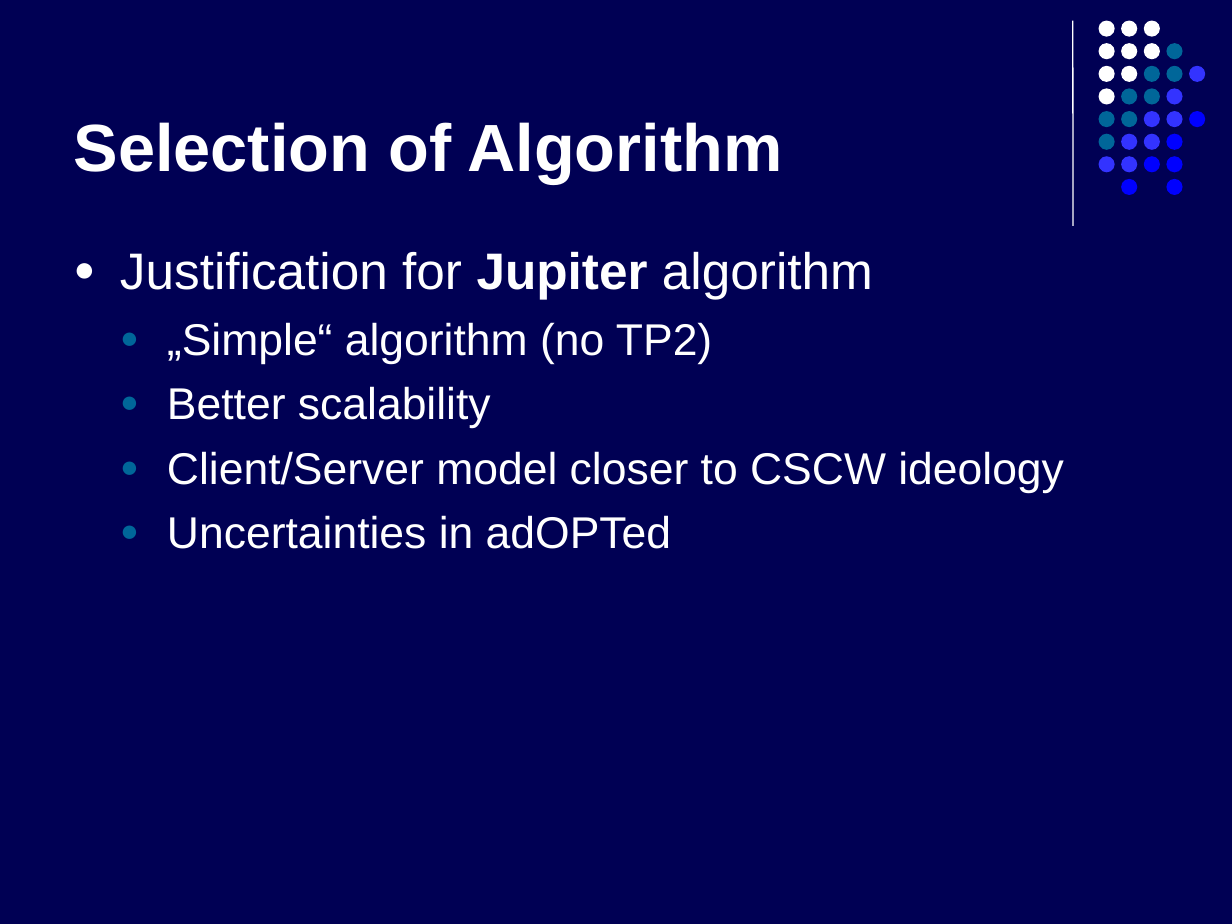
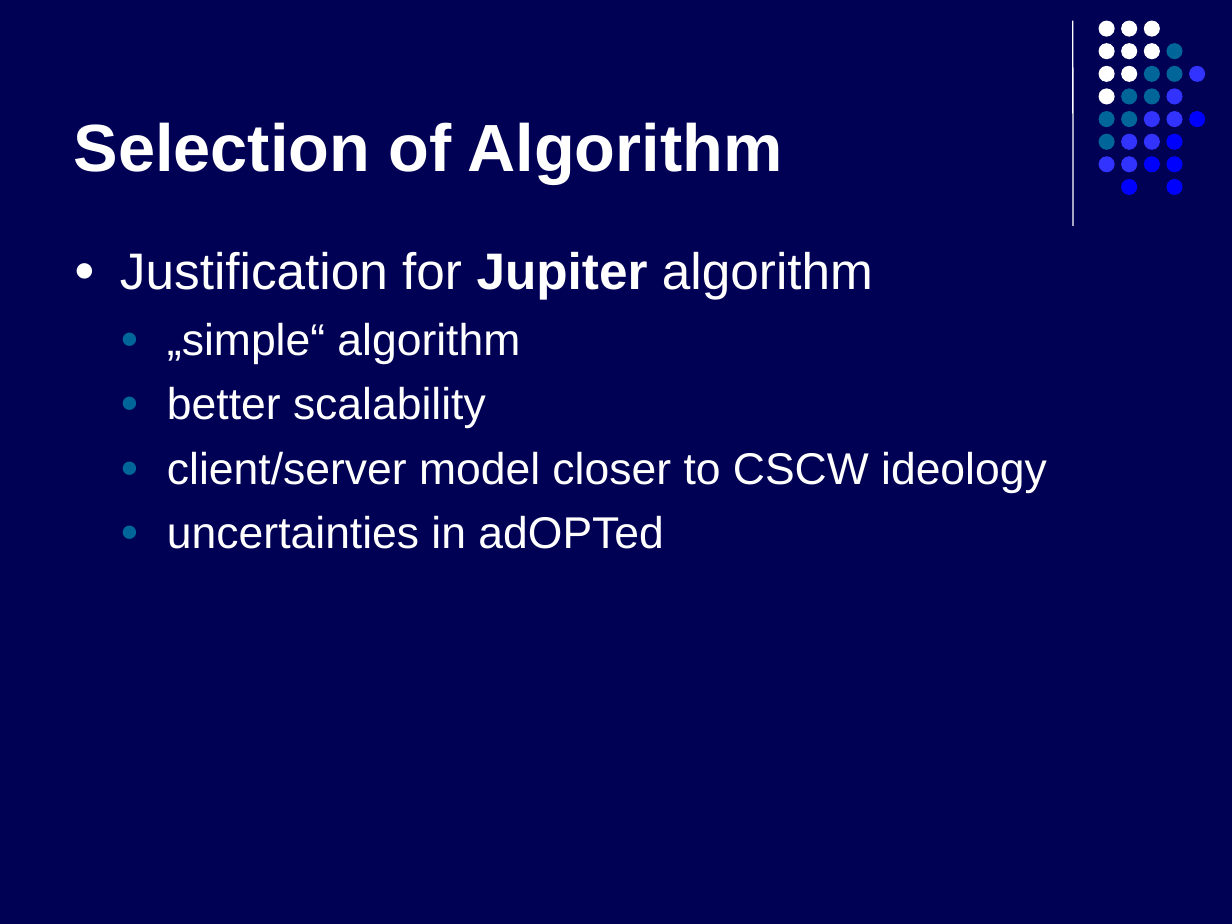
Before and after one commit to kyanha/ace, a slide deck: slide 13 of ace/trunk/doc/presentation/presentation.ppt. Drawn at 1232x924 pixels with LibreOffice and Linux fonts; fonts in the diff are those of the drawing. Boxes give left, top, right and bottom in pixels: in the first picture for what was removed or moved away, otherwise in the second. Text is boxed around its words. In the diff, an @@ line names an element or a change of style, - is before the commit and + after.

Commit message:
update.

```diff
--- a/ace/trunk/doc/presentation/presentation.ppt
+++ b/ace/trunk/doc/presentation/presentation.ppt
@@ text at (167, 322, 1047, 549): text changed @@
-  ● „Simple“ algorithm (no TP2)
-  ● Better scalability
-  ● Client/Server model closer to CSCW ideology
-  ● Uncertainties in adOPTed
+  ● „simple“ algorithm
+  ● better scalability
+  ● client/server model closer to CSCW ideology
+  ● uncertainties in adOPTed
```
Also in this commit, not shown: 5 other slides changed.
